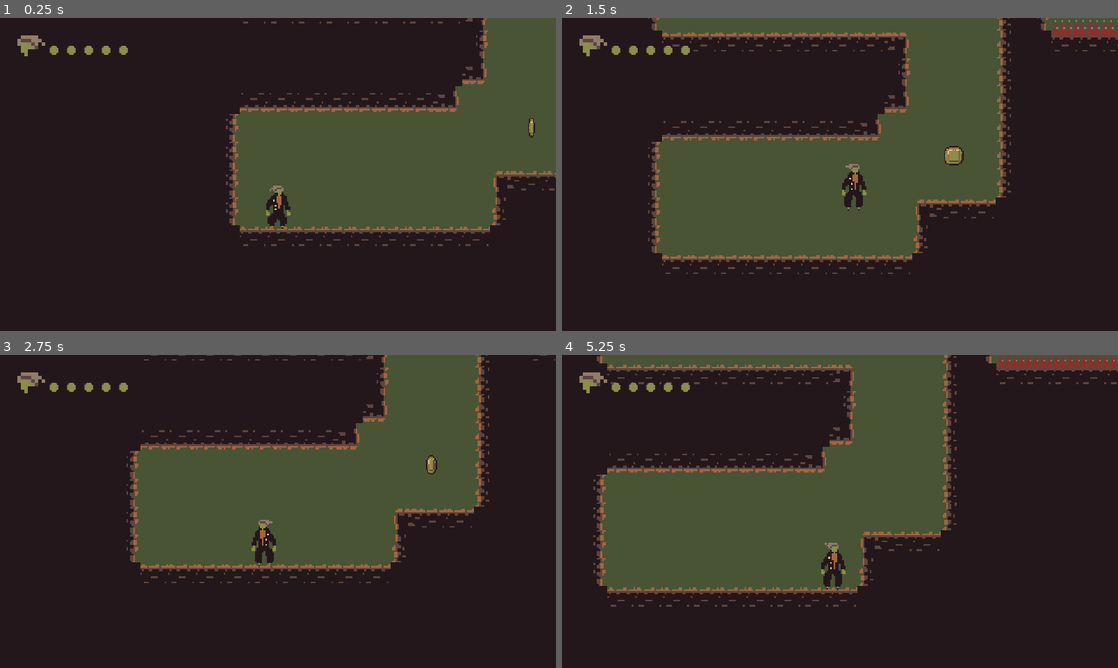
Above: before the commit, frames 1-4 (two rows, left to right).
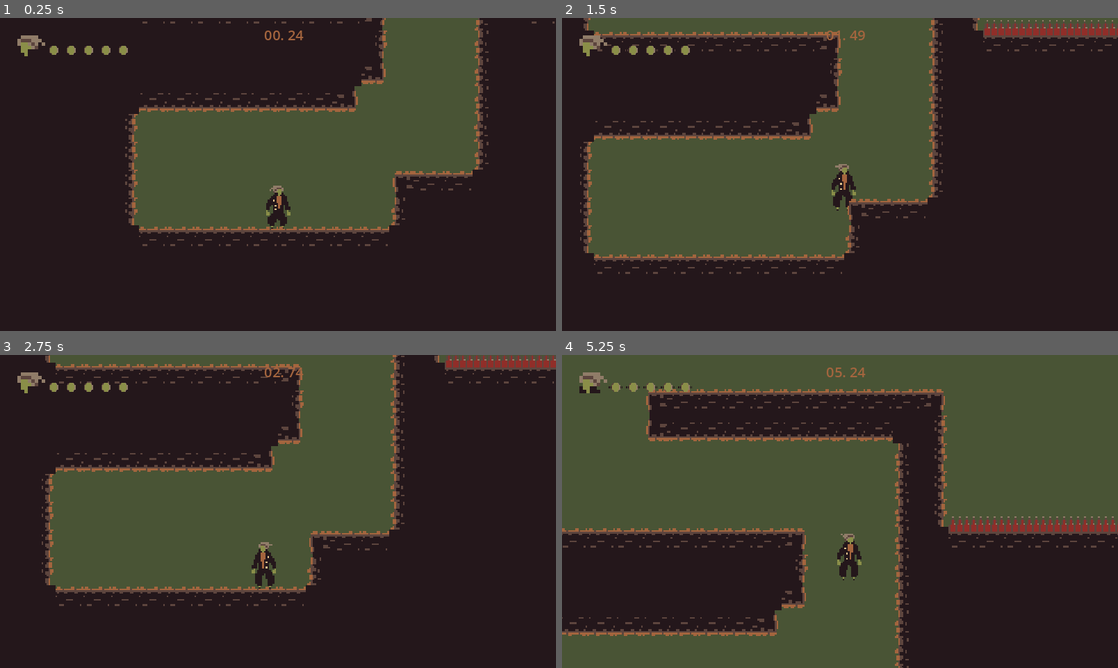
Above: after the commit, the same moments.

Repository: Dagethemage/GameOff2023
Game: Godot game, scene res://Levels/level_3.tscn
The game is run twice, just before and just after one commit, with the same random seed, the same clock (stepped at 60 frames per second) and the same inputs. This scene is started directly instead of the project's main scene.
Inputs:
- Up to frame 1 (0.25 s): no input
- Up to frame 2 (1.5 s): tap Enter at 0.5 s; hold D (right) from 0.53 s (still down); tap Space (jump) at 0.6, 0.77, 1.07, 1.35 s
- Up to frame 3 (2.75 s): tap Space (jump) at 1.52, 1.82, 2.1 s; release D (right) at 2.03 s; hold A (left) from 2.03 s (still down)
- Up to frame 4 (5.25 s): release A (left) at 2.78 s; hold D (right) 2.78-4.28 s; tap Space (jump) at 2.85, 3.02, 3.32, 3.6, 3.77, 4.07, 4.35, 4.52, 4.82, 5.1 s; hold A (left) 4.28-5.03 s; hold D (right) from 5.03 s (still down)

The runs differ from the first frame. In frame 1, 24% of the frame differs, in the area x 22-100%, y 0-73%; in frame 2, 22%; in frame 3, 28%; in frame 4, 53%, in the area x 0-100%, y 0-100%.

Commit message:
Scoreboard Fixes

Diff:
--- a/Characters/Player/player.gd
+++ b/Characters/Player/player.gd
@@ -106,6 +106,7 @@
 
 func hazard_detector_entered(area) -> void:
 	stats.health -= 1
+	Global.retry_points -= 100
 	if stats.health <= 0:
 		queue_free()
 	print(stats.health)
--- a/GUI/PauseScreen.gd
+++ b/GUI/PauseScreen.gd
@@ -1,23 +1,19 @@
-extends ColorRect
+extends Control
 
-@onready var resume_button = $CenterContainer/MarginContainer/VBoxContainer/VBoxContainer/ResumeButton
-@onready var menu_button = $CenterContainer/MarginContainer/VBoxContainer/VBoxContainer/MenuButton
-@onready var quit_button = $CenterContainer/MarginContainer/VBoxContainer/VBoxContainer/QuitButton
+@onready var pause_screen = $PauseScreen
 
+var paused = false
 
-func _ready():
-	resume_button.grab_focus()
-	resume_button.pressed.connect(resume_pressed)
-	menu_button.pressed.connect(menu_pressed)
-	quit_button.pressed.connect(quit_pressed)
+func _process(delta):
+	if Input.is_action_just_pressed("start"):
+		pause_menu()
 
-func resume_pressed():
-	get_tree().paused = false
-	hide()
+func pause_menu():
+	if paused:
+		pause_screen.hide()
+		Engine.time_scale = 1
+	else:
+		pause_screen.show()
+		Engine.time_scale = 0
 
-
-func menu_pressed():
-	get_tree().change_scene_to_file("res://GUI/start_screen.tscn")
-
-func quit_pressed():
-	get_tree().quit()
+	paused = !paused
--- a/GUI/PauseScreen.tscn
+++ b/GUI/PauseScreen.tscn
@@ -3,19 +3,27 @@
 [ext_resource type="Script" path="res://GUI/PauseScreen.gd" id="1_1d74i"]
 [ext_resource type="Theme" uid="uid://ceqslen8rfbmx" path="res://GUI/Themes/UITheme.tres" id="1_8hpkf"]
 
-[node name="PauseScreen" type="ColorRect"]
-process_mode = 2
+[node name="PauseMenu" type="Control"]
+layout_mode = 3
 anchors_preset = 15
 anchor_right = 1.0
 anchor_bottom = 1.0
-offset_left = 640.0
-offset_right = 640.0
+grow_horizontal = 2
+grow_vertical = 2
+script = ExtResource("1_1d74i")
+
+[node name="PauseScreen" type="ColorRect" parent="."]
+process_mode = 2
+visible = false
+layout_mode = 1
+anchors_preset = 15
+anchor_right = 1.0
+anchor_bottom = 1.0
 grow_horizontal = 2
 grow_vertical = 2
 color = Color(0, 0, 0, 0.270588)
-script = ExtResource("1_1d74i")
 
-[node name="CenterContainer" type="CenterContainer" parent="."]
+[node name="CenterContainer" type="CenterContainer" parent="PauseScreen"]
 layout_mode = 1
 anchors_preset = 15
 anchor_right = 1.0
@@ -23,39 +31,20 @@
 grow_horizontal = 2
 grow_vertical = 2
 
-[node name="MarginContainer" type="MarginContainer" parent="CenterContainer"]
+[node name="MarginContainer" type="MarginContainer" parent="PauseScreen/CenterContainer"]
 custom_minimum_size = Vector2(150, 150)
 layout_mode = 2
 
-[node name="VBoxContainer" type="VBoxContainer" parent="CenterContainer/MarginContainer"]
+[node name="VBoxContainer" type="VBoxContainer" parent="PauseScreen/CenterContainer/MarginContainer"]
 layout_mode = 2
 
-[node name="Label" type="Label" parent="CenterContainer/MarginContainer/VBoxContainer"]
+[node name="Label" type="Label" parent="PauseScreen/CenterContainer/MarginContainer/VBoxContainer"]
 layout_mode = 2
 theme = ExtResource("1_8hpkf")
 text = "Paused"
 horizontal_alignment = 1
 vertical_alignment = 1
 
-[node name="HSeparator" type="HSeparator" parent="CenterContainer/MarginContainer/VBoxContainer"]
+[node name="HSeparator" type="HSeparator" parent="PauseScreen/CenterContainer/MarginContainer/VBoxContainer"]
 modulate = Color(0.564706, 0.486275, 0.407843, 1)
 layout_mode = 2
-
-[node name="VBoxContainer" type="VBoxContainer" parent="CenterContainer/MarginContainer/VBoxContainer"]
-layout_mode = 2
-theme_override_constants/separation = 19
-
-[node name="ResumeButton" type="Button" parent="CenterContainer/MarginContainer/VBoxContainer/VBoxContainer"]
-layout_mode = 2
-theme = ExtResource("1_8hpkf")
-text = "Resume"
-
-[node name="MenuButton" type="Button" parent="CenterContainer/MarginContainer/VBoxContainer/VBoxContainer"]
-layout_mode = 2
-theme = ExtResource("1_8hpkf")
-text = "Main Menu"
-
-[node name="QuitButton" type="Button" parent="CenterContainer/MarginContainer/VBoxContainer/VBoxContainer"]
-layout_mode = 2
-theme = ExtResource("1_8hpkf")
-text = "Quit"
--- /dev/null
+++ b/GUI/RetryContainer.gd
@@ -0,0 +1,15 @@
+extends HBoxContainer
+
+
+@onready var retry_name_label = $RetryNameLabel
+@onready var retry_score_label = $RetryScoreLabel
+
+func _ready() -> void:
+	Global.retry_points_changed.connect(retry_points_changed)
+	retry_name_label.text = "Retrys"
+	retry_score_label.text = "+" + str(Global.retry_points)
+
+
+func retry_points_changed() -> void:
+	retry_name_label.text = "Retrys"
+	retry_score_label.text = "+" + str(Global.retry_points)
--- a/GUI/ScoreBoard.gd
+++ b/GUI/ScoreBoard.gd
@@ -1,30 +1,47 @@
 extends Panel
 
 @onready var score_box = $VBoxContainer/ScoreBox
+@onready var score_box_2 = $VBoxContainer/ScoreBox2
+@onready var score_box_3 = $VBoxContainer/ScoreBox3
+
+
 @onready var v_box_container = $VBoxContainer/FinalScoreContainer/VBoxContainer
 
 
 var row_1 = preload("res://GUI/coin_container.tscn").instantiate()
 var row_2 = preload("res://GUI/score_container.tscn").instantiate()
+var row_3 = preload("res://GUI/timer_container.tscn").instantiate()
+var row_4 = preload("res://GUI/retry_container.tscn").instantiate()
 
 func _ready() -> void:
 	Global.show_score.connect(show_score)
 	add_row(Global.coins)
+	add_row_2(Global.sec)
+	add_row_3(Global.retry)
 	add_final_row(Global.score)
 
+func add_row(row_name) -> void:
+	score_box.add_child(row_1)
 
-func add_row(coin_name) -> void:
-	score_box.add_child(row_1)
+func add_row_2(row_name) -> void:
+	score_box_2.add_child(row_3)
+
+func add_row_3(row_name) -> void:
+	score_box_3.add_child(row_4)
 
 func add_final_row(score_name) -> void:
 	v_box_container.add_child(row_2)
 
 func show_score():
+	Global.score = Global.score + Global.time_score + Global.retry_points
 	var tween = create_tween()
-	tween.set_trans(Tween.TRANS_SINE)
+	tween.set_trans(Tween.TRANS_BOUNCE)
 	tween.set_ease(Tween.EASE_IN_OUT)
 	tween.set_parallel(true)
 	tween.tween_property(row_1, "position", Vector2(0, 0), 0.6).from(Vector2(300,0))
 	tween.tween_property(row_2, "position", Vector2(0, 0), 0.7).from(Vector2(300,0))
+	tween.tween_property(row_4, "position", Vector2(0, 0), 0.6).from(Vector2(300,0))
+	tween.tween_property(row_3, "position", Vector2(0, 0), 0.4).from(Vector2(300,0))
+
 	await get_tree().create_timer(3).timeout
 	Global.level_ended.emit()
--- a/GUI/ScoreBoard.tscn
+++ b/GUI/ScoreBoard.tscn
@@ -25,6 +25,7 @@
 offset_bottom = 44.0
 grow_horizontal = 0
 grow_vertical = 2
+theme_override_constants/separation = 8
 
 [node name="ScoreLabel" type="Label" parent="VBoxContainer"]
 layout_mode = 2
@@ -34,9 +35,16 @@
 vertical_alignment = 1
 
 [node name="HSeparator" type="HSeparator" parent="VBoxContainer"]
+modulate = Color(0.564706, 0.486275, 0.407843, 1)
 layout_mode = 2
 
 [node name="ScoreBox" type="VBoxContainer" parent="VBoxContainer"]
+layout_mode = 2
+
+[node name="ScoreBox2" type="VBoxContainer" parent="VBoxContainer"]
+layout_mode = 2
+
+[node name="ScoreBox3" type="VBoxContainer" parent="VBoxContainer"]
 layout_mode = 2
 
 [node name="FinalScoreContainer" type="VBoxContainer" parent="VBoxContainer"]
@@ -47,6 +55,7 @@
 theme = ExtResource("2_1cxul")
 
 [node name="HSeparator" type="HSeparator" parent="VBoxContainer/FinalScoreContainer"]
+modulate = Color(0.564706, 0.486275, 0.407843, 1)
 layout_mode = 2
 
 [node name="VBoxContainer" type="VBoxContainer" parent="VBoxContainer/FinalScoreContainer"]
--- /dev/null
+++ b/GUI/TimerContainer.gd
@@ -0,0 +1,15 @@
+extends HBoxContainer
+
+@onready var timer_name_label = $TimerNameLabel
+@onready var timer_score_label = $TimerScoreLabel
+
+func _ready() -> void:
+	Global.time_changed.connect(time_changed)
+
+func time_changed() -> void:
+	if Global.sec <= 5:
+		Global.time_score = 500
+	elif Global.sec >= 6:
+		Global.time_score = 200
+	timer_name_label.text = "Time"
+	timer_score_label.text = "+" + str(Global.time_score)
--- a/GUI/coin_container.tscn
+++ b/GUI/coin_container.tscn
@@ -5,13 +5,12 @@
 [node name="CoinContainer" type="HBoxContainer"]
 offset_right = 40.0
 offset_bottom = 40.0
-theme_override_constants/separation = 25
+theme_override_constants/separation = 57
 script = ExtResource("1_v1txa")
 
 [node name="CoinNameLabel" type="Label" parent="."]
 modulate = Color(0.564706, 0.486275, 0.407843, 1)
 layout_mode = 2
-text = "Coins"
 
 [node name="CoinLabel" type="Label" parent="."]
 modulate = Color(0.643137, 0.396078, 0.243137, 1)
--- a/GUI/level_completed.tscn
+++ b/GUI/level_completed.tscn
@@ -1,4 +1,6 @@
-[gd_scene format=3 uid="uid://bsxby8o6rxilk"]
+[gd_scene load_steps=2 format=3 uid="uid://bsxby8o6rxilk"]
+
+[ext_resource type="Theme" uid="uid://ceqslen8rfbmx" path="res://GUI/Themes/UITheme.tres" id="1_8n2gq"]
 
 [node name="LevelCompleted" type="Control"]
 layout_mode = 3
@@ -21,9 +23,11 @@
 
 [node name="Label" type="Label" parent="VBoxContainer"]
 layout_mode = 2
+theme = ExtResource("1_8n2gq")
 text = "Level Completed!"
 horizontal_alignment = 1
 vertical_alignment = 1
 
 [node name="HSeparator" type="HSeparator" parent="VBoxContainer"]
+modulate = Color(0.564706, 0.486275, 0.407843, 1)
 layout_mode = 2
--- /dev/null
+++ b/GUI/retry_container.tscn
@@ -0,0 +1,21 @@
+[gd_scene load_steps=2 format=3 uid="uid://wtu1ls85p8tu"]
+
+[ext_resource type="Script" path="res://GUI/RetryContainer.gd" id="1_pve4u"]
+
+[node name="RetryContainer" type="HBoxContainer"]
+offset_right = 69.0
+offset_bottom = 40.0
+theme_override_constants/separation = 22
+script = ExtResource("1_pve4u")
+
+[node name="RetryNameLabel" type="Label" parent="."]
+modulate = Color(0.564706, 0.486275, 0.407843, 1)
+layout_mode = 2
+
+[node name="RetryLabel" type="Label" parent="."]
+modulate = Color(0.643137, 0.396078, 0.243137, 1)
+layout_mode = 2
+
+[node name="RetryScoreLabel" type="Label" parent="."]
+modulate = Color(0.643137, 0.396078, 0.243137, 1)
+layout_mode = 2
--- a/GUI/score_container.gd
+++ b/GUI/score_container.gd
@@ -4,7 +4,9 @@
 @onready var score_label = $ScoreLabel
 
 func _ready() -> void:
+
 	Global.score_changed.connect(score_changed)
+
 
 
 func score_changed() -> void:
--- a/GUI/score_container.tscn
+++ b/GUI/score_container.tscn
@@ -5,13 +5,12 @@
 [node name="ScoreContainer" type="HBoxContainer"]
 offset_right = 40.0
 offset_bottom = 40.0
-theme_override_constants/separation = 25
+theme_override_constants/separation = 15
 script = ExtResource("1_sw786")
 
 [node name="ScoreNameLabel" type="Label" parent="."]
 modulate = Color(0.564706, 0.486275, 0.407843, 1)
 layout_mode = 2
-text = "Final Score"
 vertical_alignment = 1
 
 [node name="ScoreLabel" type="Label" parent="."]
--- /dev/null
+++ b/GUI/timer_container.tscn
@@ -0,0 +1,21 @@
+[gd_scene load_steps=2 format=3 uid="uid://da3w5bokqt4yi"]
+
+[ext_resource type="Script" path="res://GUI/TimerContainer.gd" id="1_jeq0v"]
+
+[node name="TimerContainer" type="HBoxContainer"]
+offset_right = 40.0
+offset_bottom = 40.0
+theme_override_constants/separation = 26
+script = ExtResource("1_jeq0v")
+
+[node name="TimerNameLabel" type="Label" parent="."]
+modulate = Color(0.564706, 0.486275, 0.407843, 1)
+layout_mode = 2
+
+[node name="TimerLabel" type="Label" parent="."]
+modulate = Color(0.643137, 0.396078, 0.243137, 1)
+layout_mode = 2
+
+[node name="TimerScoreLabel" type="Label" parent="."]
+modulate = Color(0.643137, 0.396078, 0.243137, 1)
+layout_mode = 2
--- a/GUI/ui.gd
+++ b/GUI/ui.gd
@@ -3,23 +3,19 @@
 @onready var level_completed = $LevelCompleted
 @onready var score_board = $ScoreBoard
 @onready var score_board_bg = $ScoreBoardBg
-@onready var pause_screen = $PauseScreen
+@onready var timer = $Timer
 
 var paused = false
 
 func _ready() -> void:
-	print(paused)
 	Global.level_completed.connect(on_level_completed)
 	Global.show_score.connect(show_score)
 
-func _process(delta):
-	if Input.is_action_just_pressed("start"):
-		pause_menu()
-		print(paused)
-
-
 func on_level_completed():
+	timer.stop()
 	level_completed.show()
+	await get_tree().create_timer(0.5).timeout
+	timer.hide()
 	await get_tree().create_timer(0.5).timeout
 	Global.show_score.emit()
 
@@ -30,18 +26,3 @@
 	tween.set_ease(Tween.EASE_IN_OUT)
 	tween.tween_property(score_board, "position", Vector2(640,180), 0.5).from(Vector2(900,180))
 	tween.tween_property(score_board_bg, "position", Vector2(0,0), 1).from(Vector2(640, 0))
-
-func pause_menu():
-
-	if paused:
-		var tween = create_tween()
-		tween.set_trans(Tween.TRANS_SINE)
-		tween.set_ease(Tween.EASE_IN_OUT)
-		tween.tween_property(pause_screen, "position", Vector2(0,0), 1).from(Vector2(640, 0))
-	else:
-		var tween = create_tween()
-		tween.set_trans(Tween.TRANS_SINE)
-		tween.set_ease(Tween.EASE_IN_OUT)
-		tween.tween_property(pause_screen, "position", Vector2(640,180), 0.5).from(Vector2(900,180))
-
-	paused = !paused
--- a/GUI/ui.tscn
+++ b/GUI/ui.tscn
@@ -4,7 +4,7 @@
 [ext_resource type="Script" path="res://GUI/ui.gd" id="1_ya8w1"]
 [ext_resource type="PackedScene" uid="uid://bfdhkcma8s4us" path="res://GUI/health_points_ui.tscn" id="3_6nx7p"]
 [ext_resource type="PackedScene" uid="uid://bsxby8o6rxilk" path="res://GUI/level_completed.tscn" id="4_tgp7t"]
-[ext_resource type="PackedScene" uid="uid://dlpjba7ef3fvl" path="res://GUI/PauseScreen.tscn" id="5_t4uov"]
+[ext_resource type="PackedScene" uid="uid://bvgaokcmy0nhy" path="res://Overlap/timer.tscn" id="5_tg0a5"]
 
 [node name="UI" type="CanvasLayer"]
 process_mode = 3
@@ -29,5 +29,6 @@
 offset_left = 260.0
 offset_right = 260.0
 
-[node name="PauseScreen" parent="." instance=ExtResource("5_t4uov")]
-process_mode = 1
+[node name="Timer" parent="." instance=ExtResource("5_tg0a5")]
+offset_left = 304.0
+offset_right = 344.0
--- a/Levels/LevelBase.gd
+++ b/Levels/LevelBase.gd
@@ -5,6 +5,8 @@
 func _ready():
 	Global.coins = 0
 	Global.score = 0
+	Global.time = 0.0
+	Global.time_score = 0
 	Global.level_completed.connect(level_ended)
 	RenderingServer.set_default_clear_color(Color(0.28627452254295, 0.32941177487373, 0.20784313976765))
 
--- a/Levels/level_3.tscn
+++ b/Levels/level_3.tscn
@@ -1,20 +1,19 @@
-[gd_scene load_steps=6 format=3 uid="uid://bup2oobd2qnhm"]
+[gd_scene load_steps=5 format=3 uid="uid://bup2oobd2qnhm"]
 
 [ext_resource type="PackedScene" uid="uid://dk6pdsf5oi3sy" path="res://Levels/level_base.tscn" id="1_0kmyh"]
 [ext_resource type="PackedScene" uid="uid://d4bikh5l7us3k" path="res://Levels/level_4.tscn" id="2_51vam"]
 [ext_resource type="PackedScene" uid="uid://d1brr5shwacw5" path="res://Levels/LevelOneTileSet.tscn" id="2_b6ypy"]
 [ext_resource type="PackedScene" uid="uid://djtbb53ilxalk" path="res://Objects/spikes.tscn" id="3_n2h0p"]
-[ext_resource type="PackedScene" uid="uid://cbm0kp37eyl1p" path="res://Objects/coin.tscn" id="4_gngpb"]
 
 [node name="Level3" instance=ExtResource("1_0kmyh")]
 next_level = ExtResource("2_51vam")
 metadata/_edit_horizontal_guides_ = []
 
 [node name="LevelGoal" parent="." index="1"]
-position = Vector2(620, 114)
+position = Vector2(616, 114)
 
 [node name="Player" parent="." index="2"]
-position = Vector2(22, 370)
+position = Vector2(80, 370)
 
 [node name="LevelOneTileSet" parent="." index="3" instance=ExtResource("2_b6ypy")]
 layer_0/tile_data = PackedInt32Array(1572863, 65536, 1, 1507327, 131072, 1, 1441791, 131072, 1, 1376255, 131072, 1, 131 …(57134 unchanged characters)…
@@ -72,27 +71,3 @@
 
 [node name="Spikes16" parent="." index="21" instance=ExtResource("3_n2h0p")]
 position = Vector2(464, 227)
-
-[node name="Coin" parent="." index="22" instance=ExtResource("4_gngpb")]
-position = Vector2(168, 312)
-
-[node name="Coin2" parent="." index="23" instance=ExtResource("4_gngpb")]
-position = Vector2(162, 216)
-
-[node name="Coin3" parent="." index="24" instance=ExtResource("4_gngpb")]
-position = Vector2(22, 216)
-
-[node name="Coin4" parent="." index="25" instance=ExtResource("4_gngpb")]
-position = Vector2(40, 124)
-
-[node name="Coin5" parent="." index="26" instance=ExtResource("4_gngpb")]
-position = Vector2(176, 141)
-
-[node name="Coin6" parent="." index="27" instance=ExtResource("4_gngpb")]
-position = Vector2(264, 102)
-
-[node name="Coin7" parent="." index="28" instance=ExtResource("4_gngpb")]
-position = Vector2(352, 102)
-
-[node name="Coin8" parent="." index="29" instance=ExtResource("4_gngpb")]
-position = Vector2(496, 102)
--- /dev/null
+++ b/Overlap/Clock.gd
@@ -0,0 +1,28 @@
+extends HBoxContainer
+
+@onready var label = $Label
+@onready var label_2 = $Label2
+
+func _process(delta) ->void:
+	Global.time += delta
+	Global.msec = fmod(Global.time, 1) * 100
+	Global.sec = fmod(Global.time, 60)
+
+	label.text = "%02d." % Global.sec
+	label_2.text = "%02d" % Global.msec
+
+func stop():
+	set_process(false)
+
+func start():
+	set_process(true)
+
+func reset_timer():
+	Global.time = 0.0
+
+func _unhandled_input(event):
+	if event.is_action_pressed("Back"):
+		stop()
+		await get_tree().create_timer(3).timeout
+		get_tree().reload_current_scene()
+		Global.time = 0.0
--- /dev/null
+++ b/Overlap/timer.tscn
@@ -0,0 +1,16 @@
+[gd_scene load_steps=2 format=3 uid="uid://bvgaokcmy0nhy"]
+
+[ext_resource type="Script" path="res://Overlap/Clock.gd" id="1_don07"]
+
+[node name="Timer" type="HBoxContainer"]
+offset_right = 40.0
+offset_bottom = 40.0
+script = ExtResource("1_don07")
+
+[node name="Label" type="Label" parent="."]
+layout_mode = 2
+theme_override_colors/font_color = Color(0.643137, 0.396078, 0.243137, 1)
+
+[node name="Label2" type="Label" parent="."]
+layout_mode = 2
+theme_override_colors/font_color = Color(0.643137, 0.396078, 0.243137, 1)
--- a/Singletons/Global.gd
+++ b/Singletons/Global.gd
@@ -1,12 +1,21 @@
 extends Node
 
 var score: int = 0: set = set_score
+var time_score: int = 0: set = set_time_score
 var coins: int = 0: set = set_coins
 var retry: int = 0: set = set_retry
+var retry_points: int = 500: set = set_retry_points
+var time: float = 0.0
+var sec: int = 0: set = set_sec
+var msec: int = 0
+
 
 signal score_changed
 signal coins_changed
+signal time_changed
+signal time_score_changed
 signal retry_changed
+signal retry_points_changed
 
 signal level_started
 signal level_completed
@@ -22,6 +31,18 @@
 	coins = new_coins
 	coins_changed.emit()
 
+func set_sec(new_sec):
+	sec = new_sec
+	time_changed.emit()
+
+func set_time_score(new_time_score):
+	time_score = new_time_score
+	time_score_changed.emit()
+
 func set_retry(new_retry):
 	retry = new_retry
 	retry_changed.emit()
+
+func set_retry_points(new_points):
+	retry_points = new_points
+	retry_points_changed.emit()
Not shown: 1 places in Levels/level_base.tscn that only renumber resources
